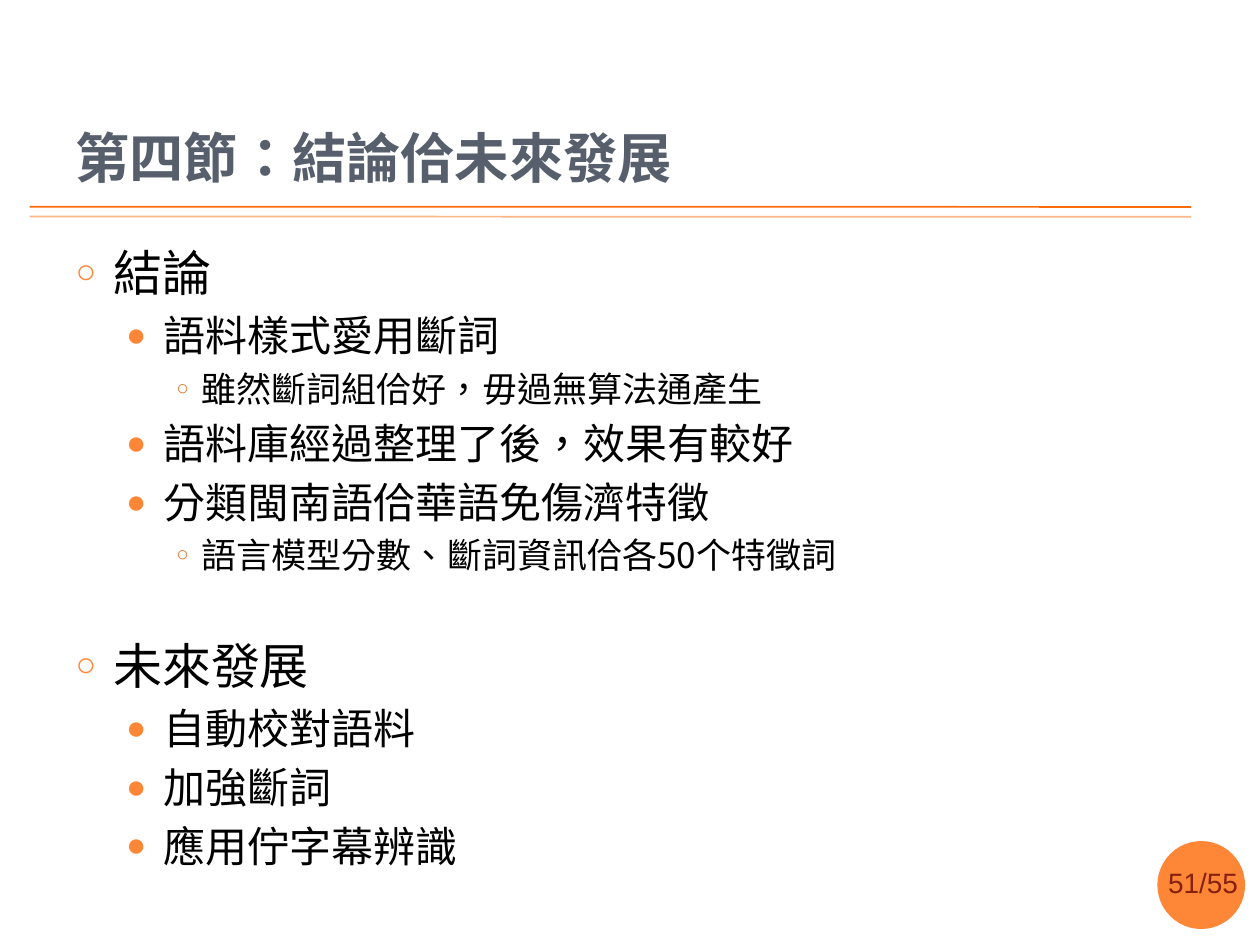
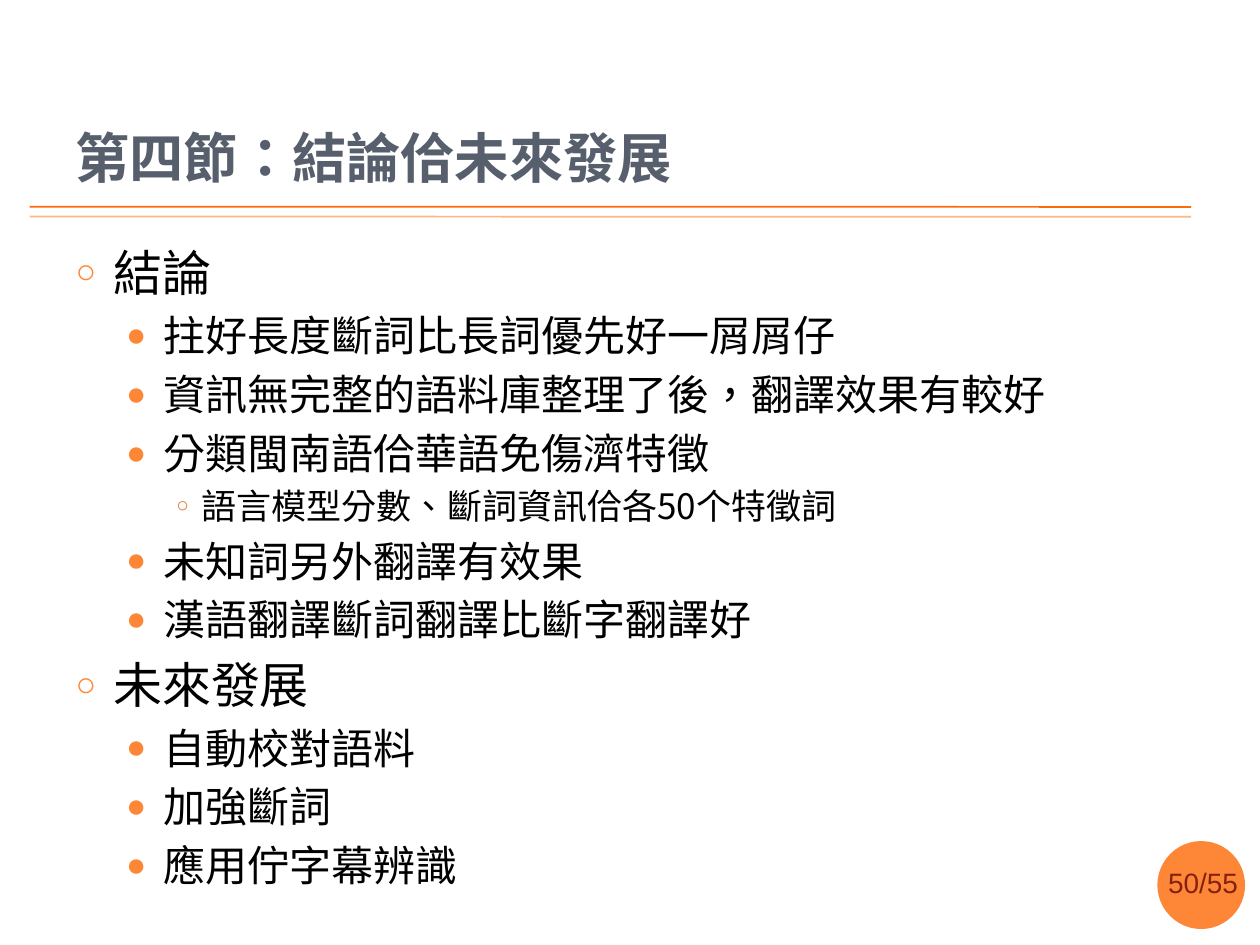
Before and after one commit to sih4sing5hong5/po3-ko3_tau5-iann2-phinn3, a slide deck: slide 50 of 翻譯報告.pptx (slide 51 before the commit). Drawn at 1260x945 pixels with LibreOffice and Linux fonts; fonts in the diff are those of the drawing; background and template pictures are left out. Boxes give left, top, right and bottom in pixels: in the first picture for what was removed or moved away, otherwise in the second. Text is boxed around its words. In the diff, an @@ line names an element or a change of style, - is before the commit and + after.

Commit message:
閣巡一擺，改結論 丞宏

```diff
--- a/翻譯報告.pptx
+++ b/翻譯報告.pptx
@@ text at [164,315,1046,414]: text changed @@
-  ● 語料樣式愛用斷詞
-    ○ 雖然斷詞組佮好，毋過無算法通產生
-  ● 語料庫經過整理了後，效果有較好
+  ● 拄好長度斷詞比長詞優先好一屑屑仔
+  ● 資訊無完整的語料庫整理了後，翻譯效果有較好
@@ text at [164,541,752,639]: paragraphs added @@
+  ● 未知詞另外翻譯有效果
+  ● 漢語翻譯斷詞翻譯比斷字翻譯好
@@ page number at [1168,873,1238,893]: text changed @@
-51/55
+50/55
```
Also in this commit, not shown: 10 other slides changed, 1 slide removed.
